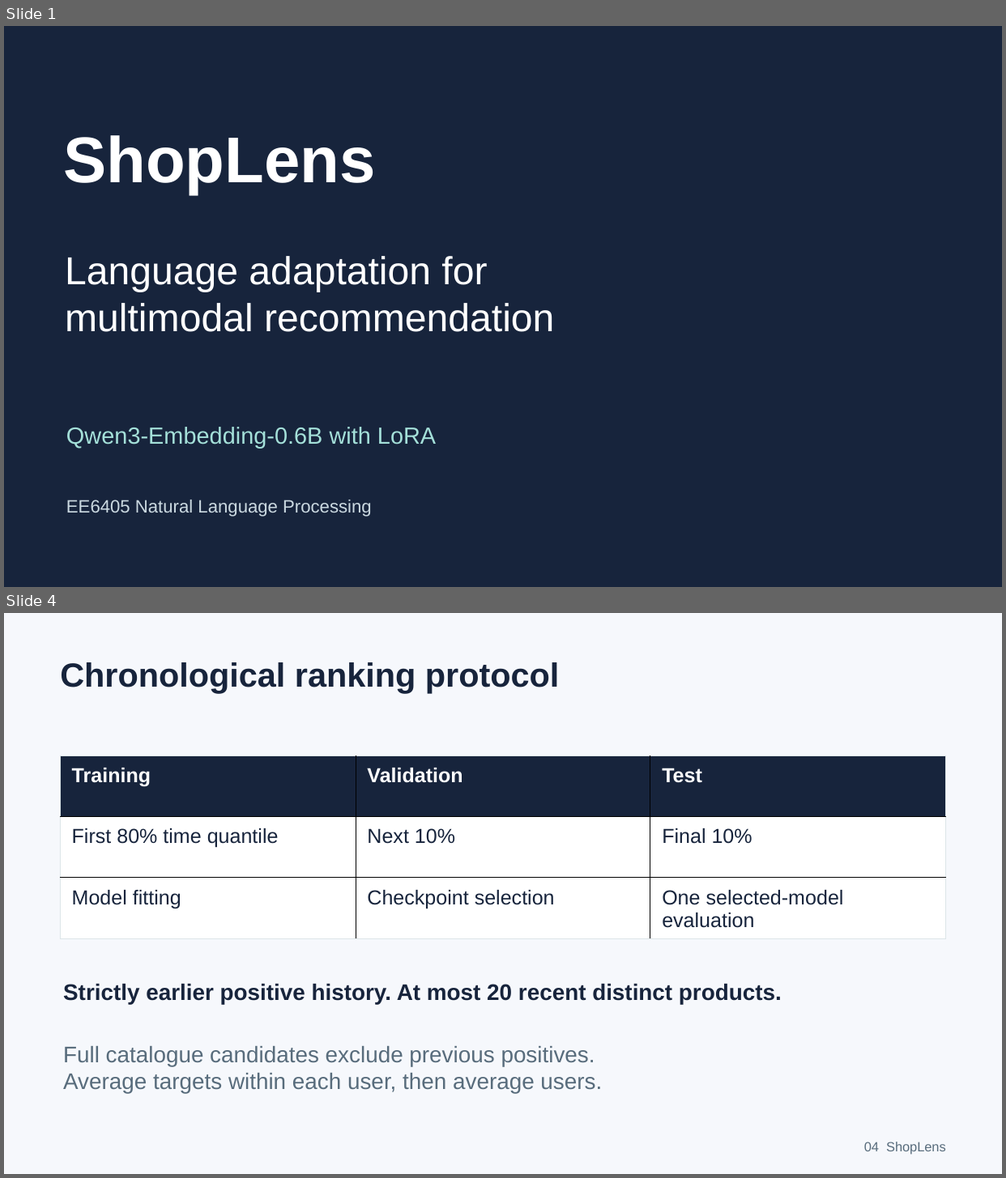
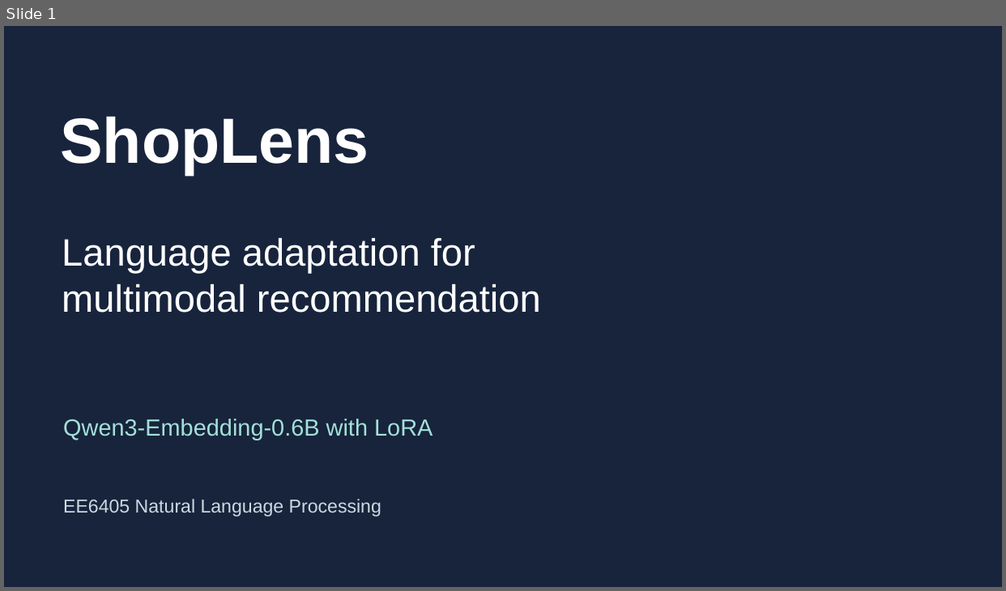
Before and after one commit to cjk041212/ShopLens, a slide deck: submission/ShopLens_Qwen_presentation.pptx. Shown one above the other, each under a label of ours: slides 1 and 4 before the commit, slide 1 after it; the slides between them are not shown. The pictures are 1006x1178 and 1006x591 pixels, drawn with LibreOffice and Linux fonts; fonts in the diff are those of the drawing. Boxes give left, top, right and bottom in pixels: in the first picture for what was removed or moved away, otherwise in the second. Text is boxed around its words. In the diff, an @@ line names an element or a change of style, - is before the commit and + after.

```diff
--- a/submission/ShopLens_Qwen_presentation.pptx
+++ b/submission/ShopLens_Qwen_presentation.pptx
@@ slide 4 removed at box(4, 613, 1002, 1174), background #F6F8FC @@
@@ text removed at box(60, 662, 560, 693) @@
-Chronological ranking protocol
@@ table removed at box(60, 756, 947, 939), 3 rows, 3 columns @@
-Training | Validation | Test
-First 80% time quantile | Next 10% | Final 10%
-Model fitting | Checkpoint selection | One selected-model evaluation
@@ text removed at box(63, 983, 782, 1004) @@
-Strictly earlier positive history. At most 20 recent distinct products.
@@ text removed at box(63, 1046, 602, 1094) @@
-Full catalogue candidates exclude previous positives.
-Average targets within each user, then average users.
@@ text removed at box(864, 1142, 946, 1154) @@
-04 ShopLens
@@ slide 1 changed as well @@
@@ text "ShopLens": place and size @@
-text "ShopLens" at box(63, 135, 376, 194)
+text "ShopLens" at box(60, 116, 368, 175)
@@ text "ShopLens" at box(60, 116, 368, 175): size 62.2 to 61.5 pt @@
@@ text "Language adaptation for": place and size @@
-text "Language adaptation for" at box(65, 256, 554, 332)
+text "Language adaptation for" at box(62, 238, 541, 313)
@@ text "Language adaptation for" at box(62, 238, 541, 313): size 37.5 to 36.8 pt @@
@@ text "Qwen3-Embedding-0.6B with LoRA": place and size @@
-text "Qwen3-Embedding-0.6B with LoRA" at box(66, 427, 436, 449)
+text "Qwen3-Embedding-0.6B with LoRA" at box(63, 419, 432, 440)
@@ text "EE6405 Natural Language Processing" at box(63, 499, 381, 517): size 17.2 to 18 pt @@
```
Also in this commit, not shown: 3 other slides changed, 22 slides added, 7 other slides removed, 2 other files.
